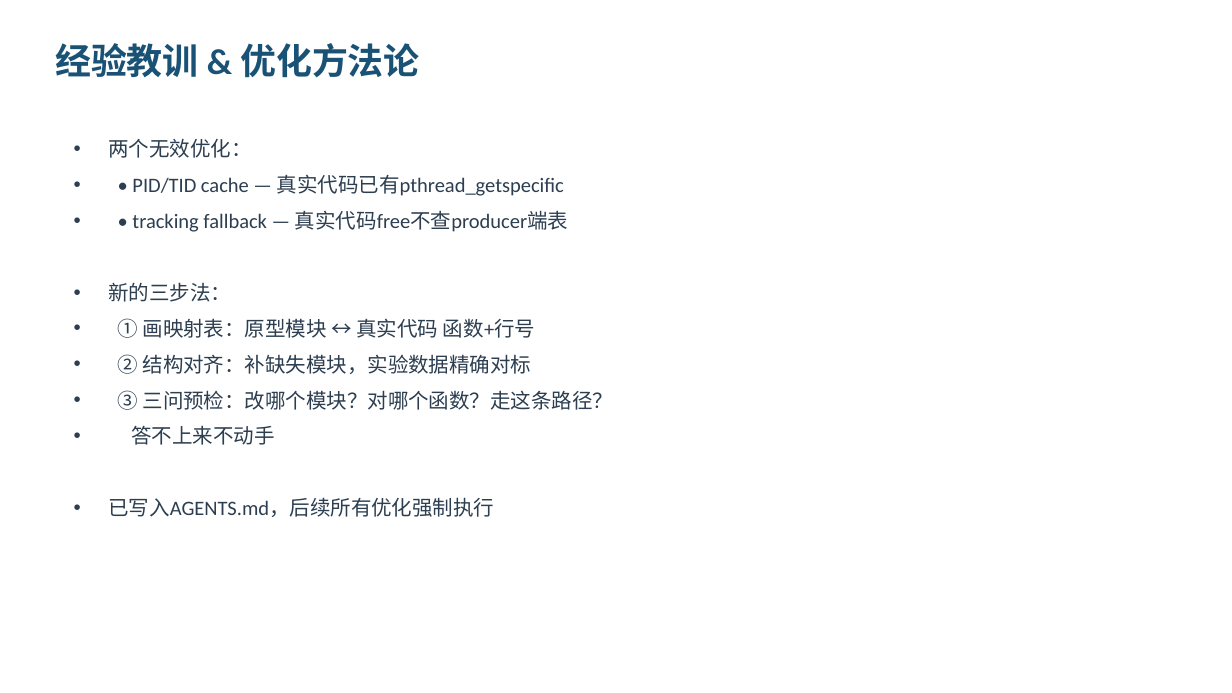
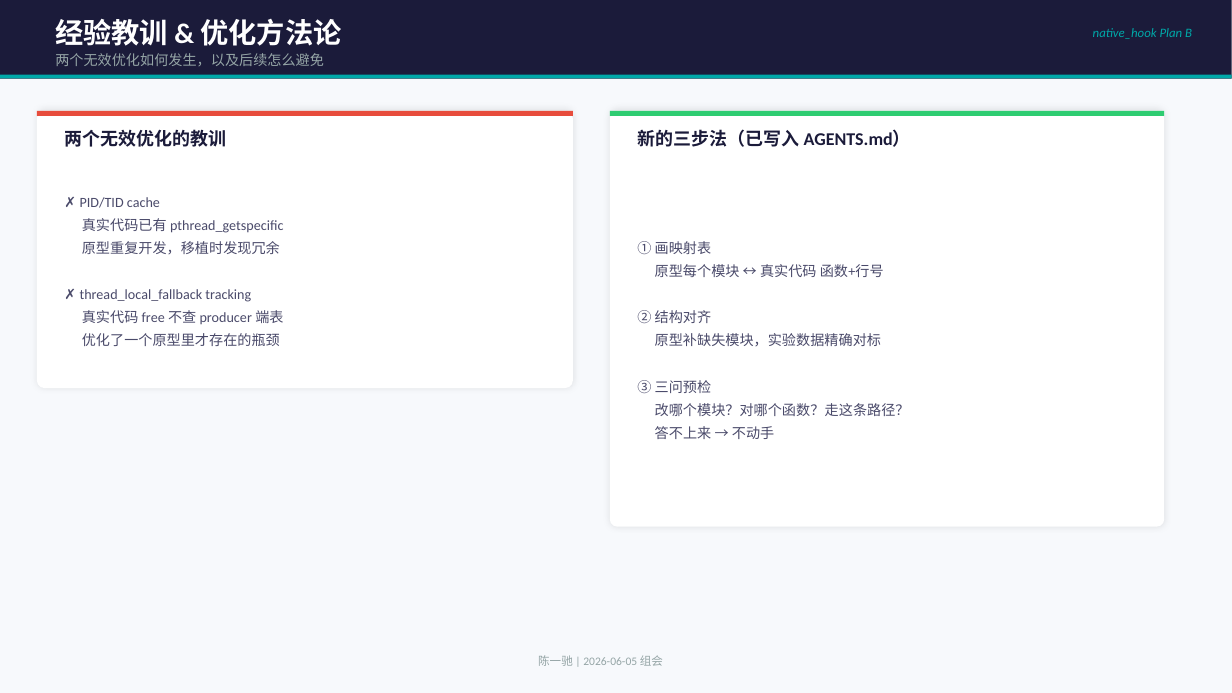
Before and after one commit to YiChiChen1106/Nativehook_linux_planb, a slide deck: slide 9 of presentation/native_hook_progress_2026-06-05.pptx. Drawn at 1232x693 pixels with LibreOffice and Linux fonts; fonts in the diff are those of the drawing. Boxes give left, top, right and bottom in pixels: in the first picture for what was removed or moved away, otherwise in the second. Text is boxed around its words. In the diff, an @@ line names an element or a change of style, - is before the commit and + after.

Commit message:
Redesign PPT: dark theme, cards layout, better visual hierarchy

```diff
--- a/presentation/native_hook_progress_2026-06-05.pptx
+++ b/presentation/native_hook_progress_2026-06-05.pptx
@@ background #FFFFFF to #F7F9FC @@
@@ rectangle added at bbox=[0, 0, 1232, 79], fill #1B1B3A @@
@@ text "经验教训 & 优化方法论": place and size @@
-text "经验教训 & 优化方法论" at bbox=[55, 43, 419, 78]
+text "经验教训 & 优化方法论" at bbox=[55, 19, 342, 46]
@@ text "经验教训 & 优化方法论" at bbox=[55, 19, 342, 46]: size 28 to 22 pt, text colour #1A5276 to #FFFFFF @@
@@ text added at bbox=[1093, 28, 1192, 39], 10 pt, text #00A8A8, italic @@
+native_hook Plan B
@@ text added at bbox=[55, 53, 324, 66], 11 pt, text #95A5A6 @@
+两个无效优化如何发生，以及后续怎么避免
@@ rectangle added at bbox=[0, 75, 1232, 79], fill #00A8A8 @@
@@ rounded rectangle added at bbox=[37, 111, 573, 388], fill #FFFFFF @@
@@ rectangle added at bbox=[37, 111, 573, 116], fill #E74C3C @@
@@ rounded rectangle added at bbox=[610, 111, 1165, 527], fill #FFFFFF @@
@@ rectangle added at bbox=[610, 111, 1165, 116], fill #2ECC71 @@
@@ text added at bbox=[64, 129, 226, 147], 14 pt, text #1B1B3A, bold @@
+两个无效优化的教训
@@ text added at bbox=[637, 129, 911, 147], 14 pt, text #1B1B3A, bold @@
+新的三步法（已写入 AGENTS.md）
@@ text "① 画映射表" at bbox=[637, 241, 910, 439]: vertical alignment top to middle @@
@@ text added at bbox=[80, 197, 283, 346], 11 pt, text #4A4A6A @@
+✗ PID/TID cache
+真实代码已有 pthread_getspecific
+原型重复开发，移植时发现冗余
+✗ thread_local_fallback tracking
+真实代码 free 不查 producer 端表
+优化了一个原型里才存在的瓶颈
@@ text at bbox=[637, 241, 910, 439]: text changed; size 16 to 11 pt; text colour #2C3E50 to #4A4A6A @@
-• 两个无效优化：
-• • PID/TID cache — 真实代码已有pthread_getspecific
-• • tracking fallback — 真实代码free不查producer端表
-• 新的三步法：
-• ① 画映射表：原型模块 ↔ 真实代码 函数+行号
-• ② 结构对齐：补缺失模块，实验数据精确对标
-• ③ 三问预检：改哪个模块？对哪个函数？走这条路径？
-• 答不上来不动手
-• 已写入AGENTS.md，后续所有优化强制执行
+① 画映射表
+原型每个模块 ↔ 真实代码 函数+行号
+② 结构对齐
+原型补缺失模块，实验数据精确对标
+③ 三问预检
+改哪个模块？对哪个函数？走这条路径？
+答不上来 → 不动手
@@ text added at bbox=[538, 655, 663, 666], 9 pt, text #95A5A6 @@
+陈一驰 | 2026-06-05 组会
```
Also in this commit, not shown: 8 other slides changed, 1 slide added, 1 slide removed, 2 other files.
